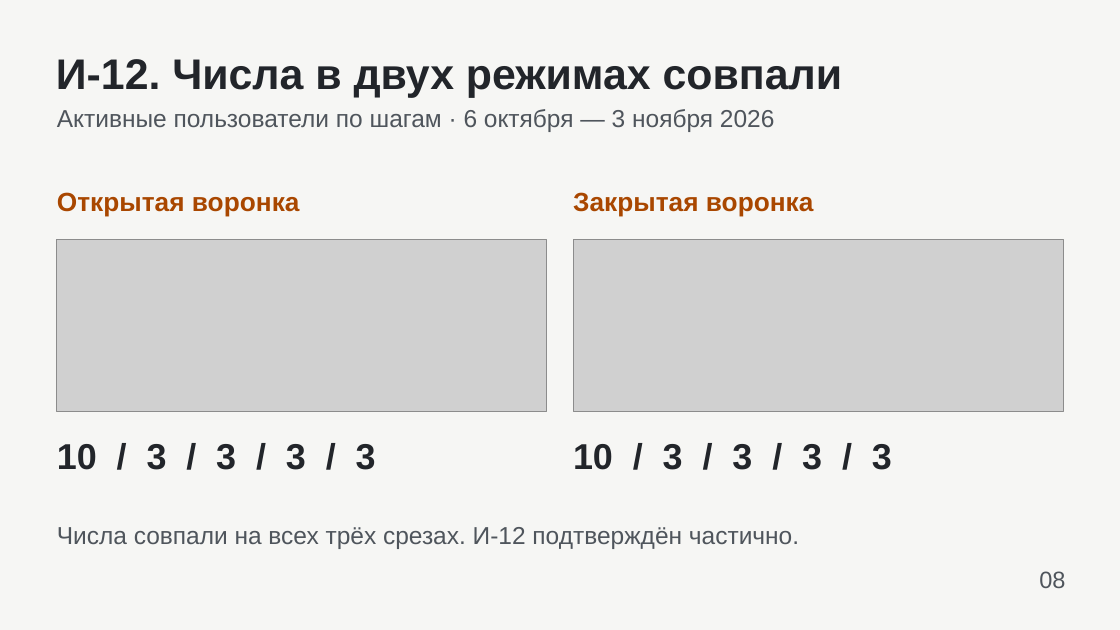
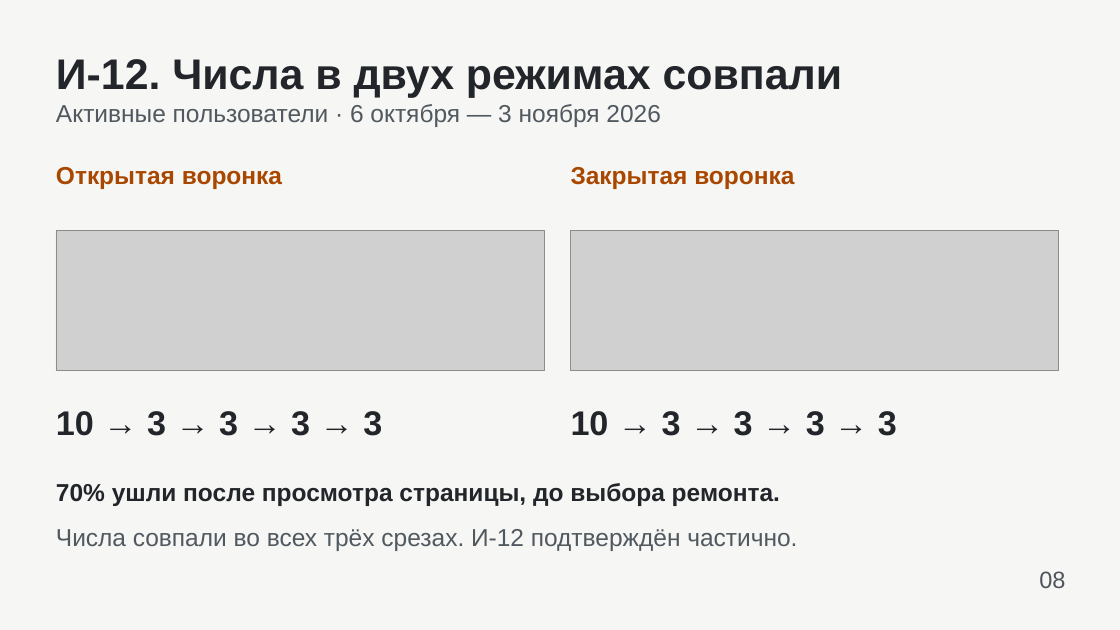
Before and after one commit to stvxs/tz-13-remont-kvadrat, a slide deck: slide 8 of presentation/zashchita.pptx. Drawn at 1120x630 pixels with LibreOffice and Linux fonts; fonts in the diff are those of the drawing; grey boxes stand for pictures. Boxes give left, top, right and bottom in pixels: in the first picture for what was removed or moved away, otherwise in the second. Text is boxed around its words. In the diff, an @@ line names an element or a change of style, - is before the commit and + after.

```diff
--- a/presentation/zashchita.pptx
+++ b/presentation/zashchita.pptx
@@ text at (56,104,661,127): text changed; text colour #4F555C to #515960 @@
-Активные пользователи по шагам · 6 октября — 3 ноября 2026
+Активные пользователи · 6 октября — 3 ноября 2026
@@ text "Открытая воронка": place and size @@
-text "Открытая воронка" at (57,192,300,217)
+text "Открытая воронка" at (56,167,282,189)
@@ text "Открытая воронка" at (56,167,282,189): size 22.5 to 21 pt @@
@@ text "Закрытая воронка" at (571,167,794,189): size 22.5 to 21 pt @@
@@ text "Закрытая воронка": place and size @@
-text "Закрытая воронка" at (573,192,814,217)
+text "Закрытая воронка" at (571,167,794,189)
@@ picture: place and size @@
-picture at (57,239,547,413)
+picture at (56,230,544,371)
@@ picture: place and size @@
-picture at (573,239,1063,413)
+picture at (571,231,1059,371)
@@ text at (56,411,382,436): text changed; size 30.8 to 29.2 pt @@
-10 / 3 / 3 / 3 / 3
+10 → 3 → 3 → 3 → 3
@@ text at (571,411,897,436): text changed; size 30.8 to 29.2 pt @@
-10 / 3 / 3 / 3 / 3
+10 → 3 → 3 → 3 → 3
@@ text added at (56,483,780,506), 21 pt, text #22252A, bold @@
+70% ушли после просмотра страницы, до выбора ремонта.
@@ text at (56,529,797,551): text changed; text colour #4F555C to #515960 @@
-Числа совпали на всех трёх срезах. И-12 подтверждён частично.
+Числа совпали во всех трёх срезах. И-12 подтверждён частично.
```
Also in this commit, not shown: 3 other slides changed, 14 other files.
